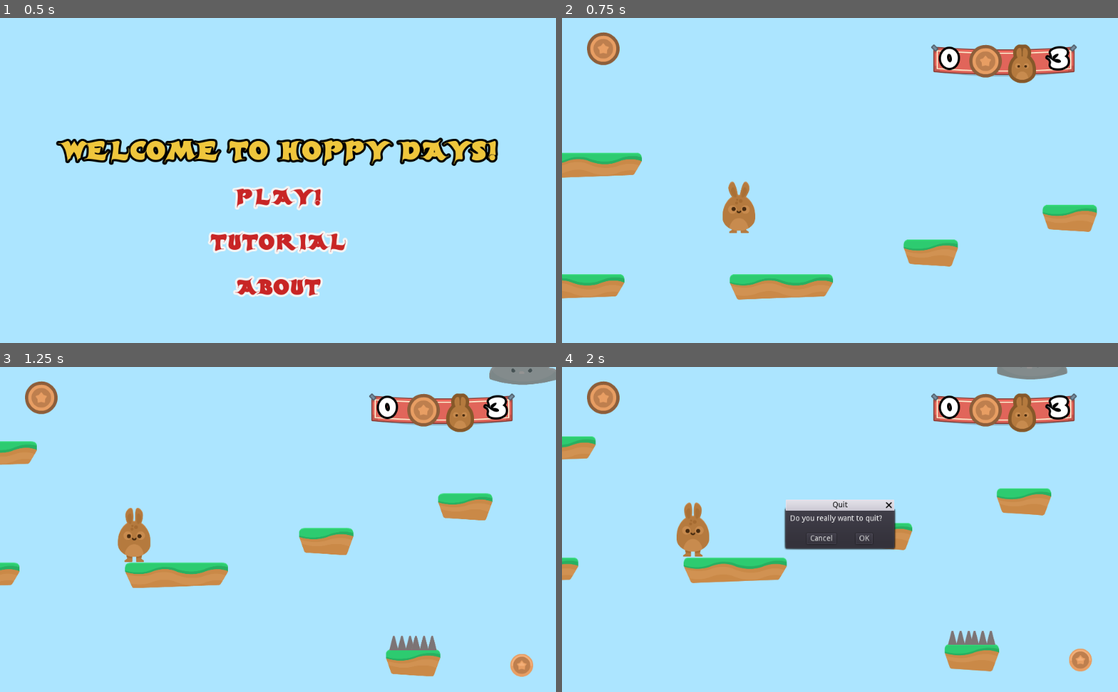
Above: before the commit, frames 1-4 (two rows, left to right).
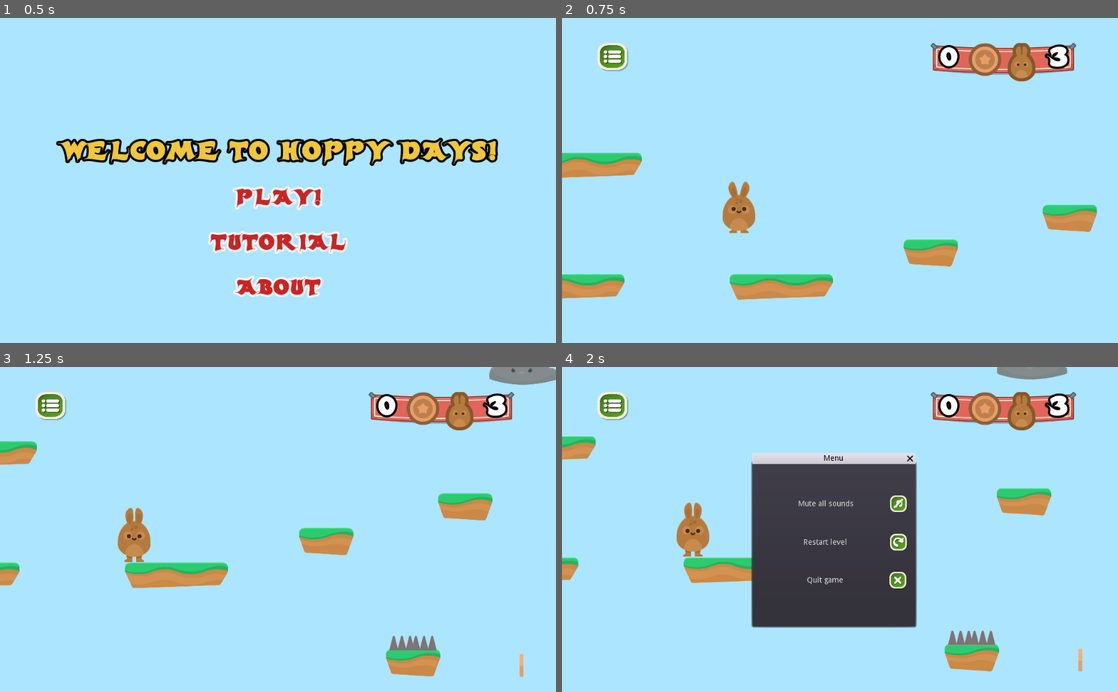
Above: after the commit, the same moments.

Repository: kidoncio/HoppyDays
Game: Godot game, scene res://Scenes/Menu.tscn
Two runs of this game, one before a commit and one after it. Both use one fixed random seed, a clock stepped at 60 frames per second and the inputs below.
Inputs (mouse positions are in pixels of both pictures, inside the frame that each line leads up to; where the layout moved, square brackets give the same spot in the first picture):
- Up to frame 1 (0.5 s): no input
- Up to frame 2 (0.75 s): click "PLAY!" at 0.5 s
- Up to frame 3 (1.25 s): no input
- Up to frame 4 (2 s): click (612, 406) [600, 396] at 1.25 s

Frame 1 is identical in both runs. In frame 2, 1.9% of the frame differs, in the area x 4-93%, y 4-21%; in frame 3, 2.1%; in frame 4, 16%, in the area x 4-96%, y 4-94%.
Error after the commit: Trying to assign value of type 'Dictionary' to a variable of type 'Array'. (res://GUI/GUI.gd:91)

Commit message:
Add Configurações ao menu

Diff:
--- /dev/null
+++ b/Configuration/Configuration.json
@@ -0,0 +1 @@
+{"sound":true}
--- a/GUI/GUI.gd
+++ b/GUI/GUI.gd
@@ -1,4 +1,24 @@
 extends CanvasLayer
+
+var configuration: Dictionary = {
+	"sound": true
+}
+
+# Files Path
+const CONFIGURATION_FILE_PATH: String = "res://Configuration/Configuration.json"
+
+# Groups
+const GAME_STATE_GROUP: String = "GameState"
+
+# Methods
+const RESTART_LEVEL_METHOD: String = "restart_level"
+
+func _ready():
+	var configuration = get_from_json(CONFIGURATION_FILE_PATH)
+	$Control/Menu/SoundButton.pressed = configuration.sound
+	update_sfx(configuration.sound)
+	update_sound_button_text()
+
 
 func update_lives(lives_left: int):
 	if lives_left >= 0:
@@ -11,12 +31,68 @@
 
 
 func _on_MenuButton_pressed():
+	$Control/Menu.show_modal(true)
+
+
+func _on_SoundButton_toggled(button_pressed: bool) -> void:
+	print(button_pressed, "BUTTON PRESSED")
+	update_sfx(button_pressed)
+
+
+func update_sfx(value: bool):
+	AudioServer.set_bus_mute(AudioServer.get_bus_index("Master"), value)
+	update_sound_configuration(value)
+	update_sound_button_text()
+
+
+func update_sound_configuration(value: bool) -> void:
+	configuration.sound = value
+	update_configuration_file()
+
+
+func update_sound_button_text() -> void:
+	var text: String = "Mute all sounds"
+
+	if (configuration.sound):
+		text = "Desmute all sounds"
+
+	$Control/Menu/SoundButton.text = text
+
+
+func _on_QuitGameButton_pressed():
+	get_tree().quit()
+
+
+func _on_CloseMenuButton_pressed():
 	$Control/QuitDialog.show_modal(true)
 
 
-func _on_QuitDialog_confirmed():
-	get_tree().quit()
+func _on_Menu_popup_hide():
+	get_tree().paused = false
 
 
-func _on_QuitDialog_modal_closed():
-	print("BLA1")
+func update_configuration_file() -> void:
+	var file = File.new()
+
+	if file.open(CONFIGURATION_FILE_PATH, File.WRITE) != 0:
+		print("Error opening file")
+		return
+
+	file.store_line(to_json(configuration))
+	file.close()
+	pass
+
+
+func get_from_json(filename: String) -> Array:
+	var file = File.new()
+	file.open(filename, File.READ)
+
+	var text: String = file.get_as_text()
+	var data: Array = parse_json(text)
+
+	file.close()
+
+	return data
+
+func _on_RestartLevelButton_pressed():
+	get_tree().call_group(GAME_STATE_GROUP, RESTART_LEVEL_METHOD)
--- a/GUI/GUI.tscn
+++ b/GUI/GUI.tscn
@@ -1,10 +1,15 @@
-[gd_scene load_steps=7 format=2]
+[gd_scene load_steps=12 format=2]
 
 [ext_resource path="res://GUI/GUI.gd" type="Script" id=1]
 [ext_resource path="res://GFX/HUD/bannerHanging.png" type="Texture" id=2]
 [ext_resource path="res://Fonts/candles_.ttf" type="DynamicFontData" id=3]
 [ext_resource path="res://GFX/HUD/coin_bronze.png" type="Texture" id=4]
 [ext_resource path="res://GFX/HUD/lifes.png" type="Texture" id=5]
+[ext_resource path="res://GFX/HUD/menu.png" type="Texture" id=6]
+[ext_resource path="res://GFX/HUD/sound_off.png" type="Texture" id=7]
+[ext_resource path="res://GFX/HUD/sound.png" type="Texture" id=8]
+[ext_resource path="res://GFX/HUD/restart.png" type="Texture" id=9]
+[ext_resource path="res://GFX/HUD/close.png" type="Texture" id=10]
 
 [sub_resource type="DynamicFont" id=1]
 size = 50
@@ -21,9 +26,12 @@
 [node name="Control" type="Control" parent="."]
 anchor_right = 1.0
 anchor_bottom = 1.0
+margin_left = -1.29071
+margin_top = -2.91971
+margin_right = -1.29071
+margin_bottom = -2.91968
 
 [node name="TextureRect" type="TextureRect" parent="Control"]
-editor/display_folded = true
 anchor_left = 1.0
 anchor_right = 1.0
 margin_left = -343.708
@@ -84,30 +92,75 @@
 autowrap = true
 
 [node name="MenuButton" type="TextureButton" parent="Control"]
-anchor_left = 0.045
-anchor_top = 0.043
-anchor_right = 0.104
-anchor_bottom = 0.145
-margin_left = 0.172836
-margin_top = 0.0471668
-margin_right = -0.243164
-margin_bottom = -0.15284
-texture_normal = ExtResource( 4 )
+anchor_left = 0.064
+anchor_top = 0.082
+anchor_right = 0.12
+anchor_bottom = 0.168
+margin_left = 0.22419
+margin_top = -0.0419502
+margin_right = 156.88
+margin_bottom = 163.358
+rect_scale = Vector2( 0.265133, 0.241364 )
+texture_normal = ExtResource( 6 )
 
-[node name="QuitDialog" type="ConfirmationDialog" parent="Control"]
-pause_mode = 2
-anchor_left = 0.5
-anchor_top = 0.5
-anchor_right = 0.5
-anchor_bottom = 0.5
-margin_left = -100.0
-margin_top = -35.0
-margin_right = 100.0
-margin_bottom = 35.0
-popup_exclusive = true
-window_title = "Quit"
-dialog_text = "Do you really want to quit?"
+[node name="Menu" type="WindowDialog" parent="Control"]
+anchor_left = 0.343
+anchor_top = 0.265
+anchor_right = 0.636
+anchor_bottom = 0.799
+margin_left = -0.283417
+margin_top = 19.7211
+margin_right = -0.31543
+margin_bottom = -0.678864
+window_title = "Menu"
+resizable = true
+
+[node name="SoundButton" type="CheckButton" parent="Control/Menu"]
+anchor_left = 0.039
+anchor_top = 0.179
+anchor_right = 0.969
+anchor_bottom = 0.312
+margin_left = -0.0585203
+margin_top = 0.0165672
+margin_right = -0.0585327
+margin_bottom = 0.11657
+custom_icons/off = ExtResource( 7 )
+custom_icons/on = ExtResource( 8 )
+action_mode = 0
+text = "Mute all sounds"
+flat = true
+align = 1
+
+[node name="RestartLevelButton" type="CheckButton" parent="Control/Menu"]
+anchor_left = 0.043
+anchor_top = 0.417
+anchor_right = 0.97
+anchor_bottom = 0.55
+margin_left = -2.9
+margin_top = -0.100006
+custom_icons/off = ExtResource( 9 )
+custom_icons/on = ExtResource( 9 )
+action_mode = 0
+text = "Restart level"
+flat = true
+align = 1
+
+[node name="QuitGameButton2" type="CheckButton" parent="Control/Menu"]
+anchor_left = 0.043
+anchor_top = 0.417
+anchor_right = 0.97
+anchor_bottom = 0.55
+margin_left = -2.9
+margin_top = 69.9
+margin_right = -1.0
+margin_bottom = 70.0
+custom_icons/off = ExtResource( 10 )
+custom_icons/on = ExtResource( 10 )
+action_mode = 0
+text = "Quit game"
+flat = true
+align = 1
 [connection signal="pressed" from="Control/MenuButton" to="." method="_on_MenuButton_pressed"]
-[connection signal="confirmed" from="Control/QuitDialog" to="." method="_on_QuitDialog_confirmed"]
-[connection signal="modal_closed" from="Control/QuitDialog" to="." method="_on_QuitDialog_modal_closed"]
-[connection signal="mouse_exited" from="Control/QuitDialog" to="." method="_on_QuitDialog_mouse_exited"]
+[connection signal="toggled" from="Control/Menu/SoundButton" to="." method="_on_SoundButton_toggled"]
+[connection signal="pressed" from="Control/Menu/RestartLevelButton" to="." method="_on_RestartLevelButton_pressed"]
+[connection signal="pressed" from="Control/Menu/QuitGameButton2" to="." method="_on_QuitGameButton_pressed"]
--- a/Items/Coin.tscn
+++ b/Items/Coin.tscn
@@ -54,7 +54,7 @@
 [node name="AnimatedSprite" type="AnimatedSprite" parent="."]
 frames = SubResource( 1 )
 animation = "Spin"
-frame = 1
+frame = 4
 playing = true
 
 [node name="Area2D" type="Area2D" parent="."]
@@ -67,7 +67,7 @@
 
 [node name="AudioStreamPlayer2D" type="AudioStreamPlayer2D" parent="."]
 stream = ExtResource( 6 )
-volume_db = -5.0
+volume_db = -10.0
 
 [node name="AnimationPlayer" type="AnimationPlayer" parent="."]
 anims/Die = SubResource( 3 )
--- a/Scenes/Levels/GameState.gd
+++ b/Scenes/Levels/GameState.gd
@@ -3,7 +3,8 @@
 var _lives: int = 3
 var _coins: int = 0
 var _target_number_of_coins: int = 10
-var _level: int = 0
+var _level: int = 1
+const _TOTAL_LEVELS: int = 2
 
 # Groups
 const GAME_STATE_GROUP: String = "GameState"
@@ -16,7 +17,7 @@
 # Scenes
 const GAME_OVER_SCENE: String = "res://Scenes/GameOver.tscn"
 const VICTORY_SCENE: String = "res://Scenes/Victory.tscn"
-const LEVEL1_SCENE: String = "res://Scenes/Levels/Level1.tscn"
+const LEVEL_SCENE: String = "res://Scenes/Levels/Level%s.tscn"
 
 func _ready():
 	add_to_group(GAME_STATE_GROUP)
@@ -53,6 +54,10 @@
 	update_GUI()
 
 
+func restart_level() -> void:
+	get_tree().reload_current_scene()
+
+
 func end_game() -> void:
 	yield(get_tree().create_timer(0.3), "timeout")
 	get_tree().change_scene(GAME_OVER_SCENE)
@@ -63,7 +68,13 @@
 
 	var scene: String = get_tree().get_current_scene().get_name()
 
+	_level += 1
+
 	if scene == "Tutorial":
-		get_tree().change_scene(LEVEL1_SCENE)
+		_level = 1
+		get_tree().change_scene(LEVEL_SCENE % str(_level))
 	else:
-		get_tree().change_scene(VICTORY_SCENE)
+		if _level == _TOTAL_LEVELS:
+			get_tree().change_scene(VICTORY_SCENE)
+		else:
+			get_tree().change_scene(LEVEL_SCENE % str(_level))
--- a/Scenes/Menu.tscn
+++ b/Scenes/Menu.tscn
@@ -30,6 +30,7 @@
 expand = true
 
 [node name="VBoxContainer" type="VBoxContainer" parent="."]
+editor/display_folded = true
 anchor_left = 0.5
 anchor_top = 0.5
 anchor_right = 0.5
Binary file added: GFX/HUD/close.png
Not shown, added: GFX/HUD/close.png.import
Binary file added: GFX/HUD/menu.png
Not shown, added: GFX/HUD/menu.png.import
Binary file added: GFX/HUD/pause.png
Not shown, added: GFX/HUD/pause.png.import
Binary file added: GFX/HUD/restart.png
Not shown, added: GFX/HUD/restart.png.import
Binary file added: GFX/HUD/sound.png
Not shown, added: GFX/HUD/sound.png.import
Binary file added: GFX/HUD/sound_off.png
Not shown, added: GFX/HUD/sound_off.png.import
